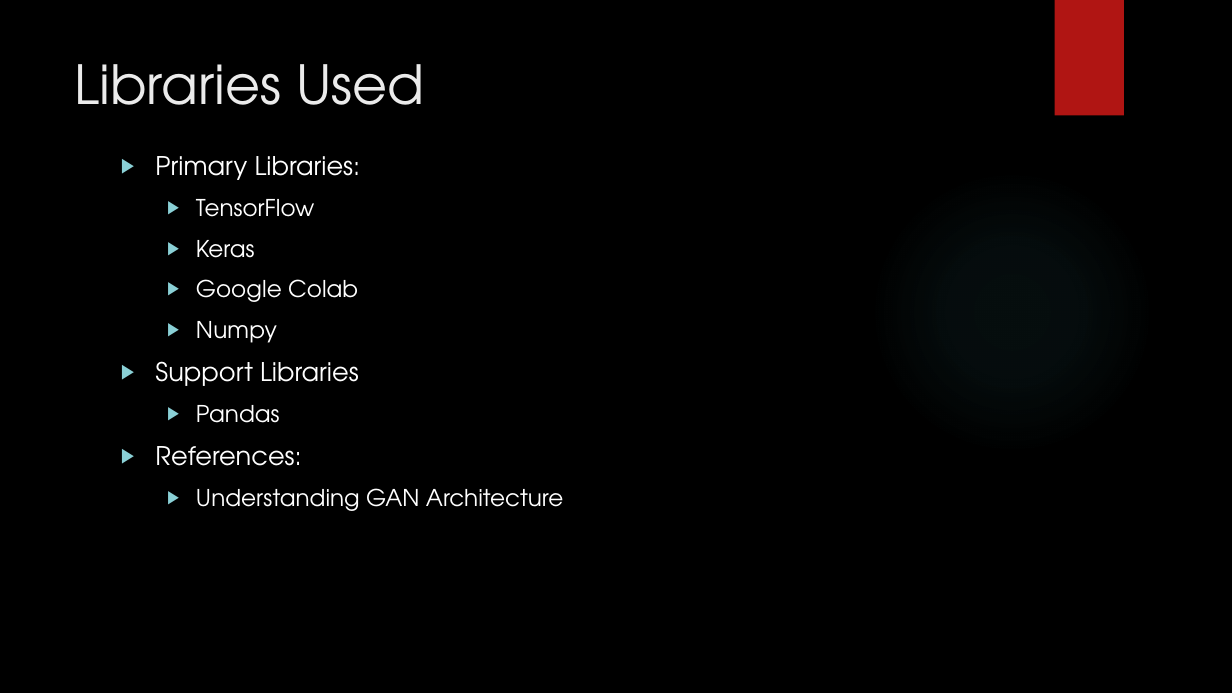
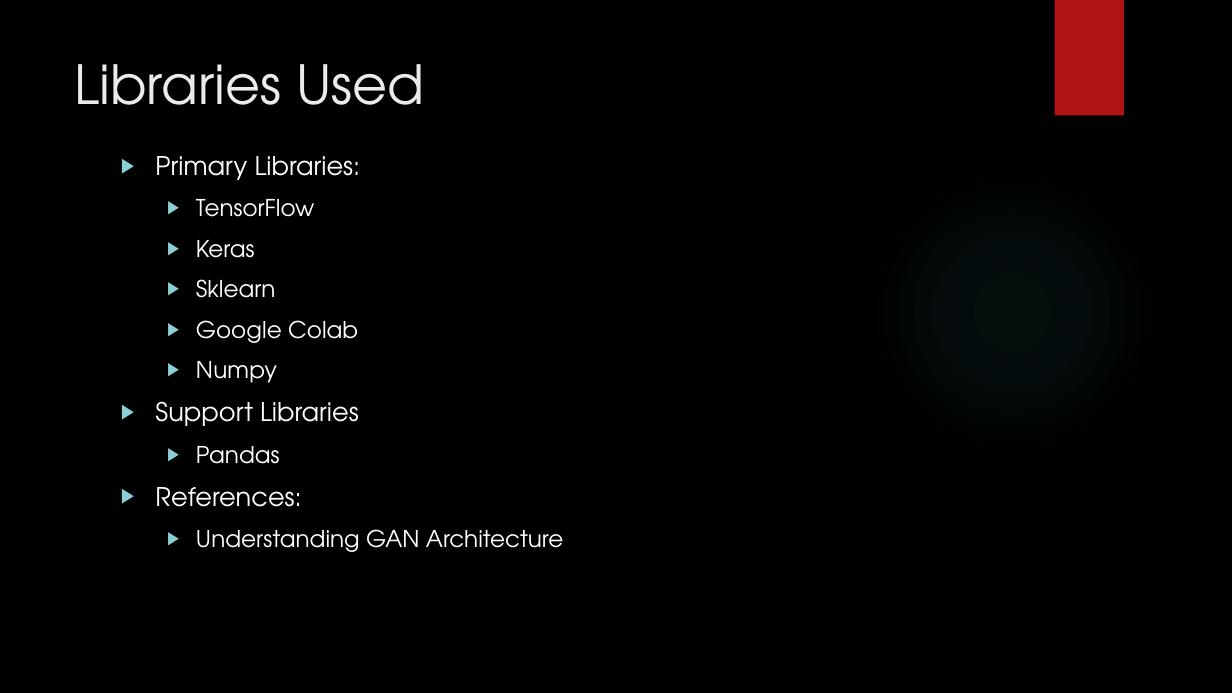
Before and after one commit to sgmurphy00/TOOLS1, a slide deck: slide 10 of Comp4447_Final_Project.pptx. Drawn at 1232x693 pixels with LibreOffice and Linux fonts; fonts in the diff are those of the drawing; background and template pictures are left out. Boxes give left, top, right and bottom in pixels: in the first picture for what was removed or moved away, otherwise in the second. Text is boxed around its words. In the diff, an @@ line names an element or a change of style, - is before the commit and + after.

```diff
--- a/Comp4447_Final_Project.pptx
+++ b/Comp4447_Final_Project.pptx
@@ text at [196, 279, 276, 298]: paragraph added @@
+  ▶ Sklearn
```
Also in this commit, not shown: 1 other slide changed.
